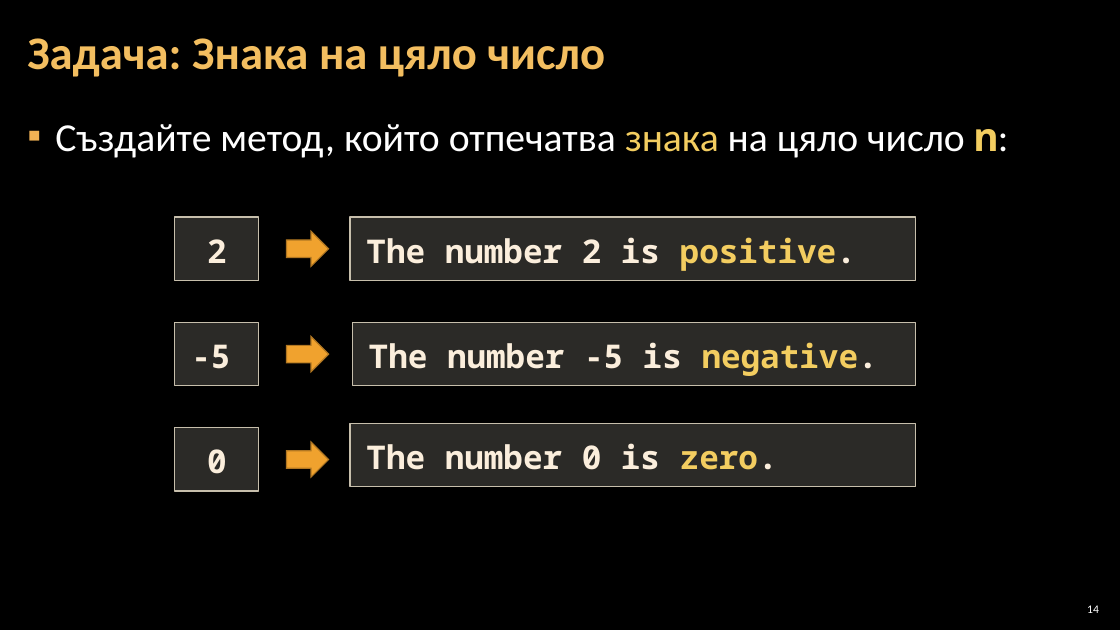
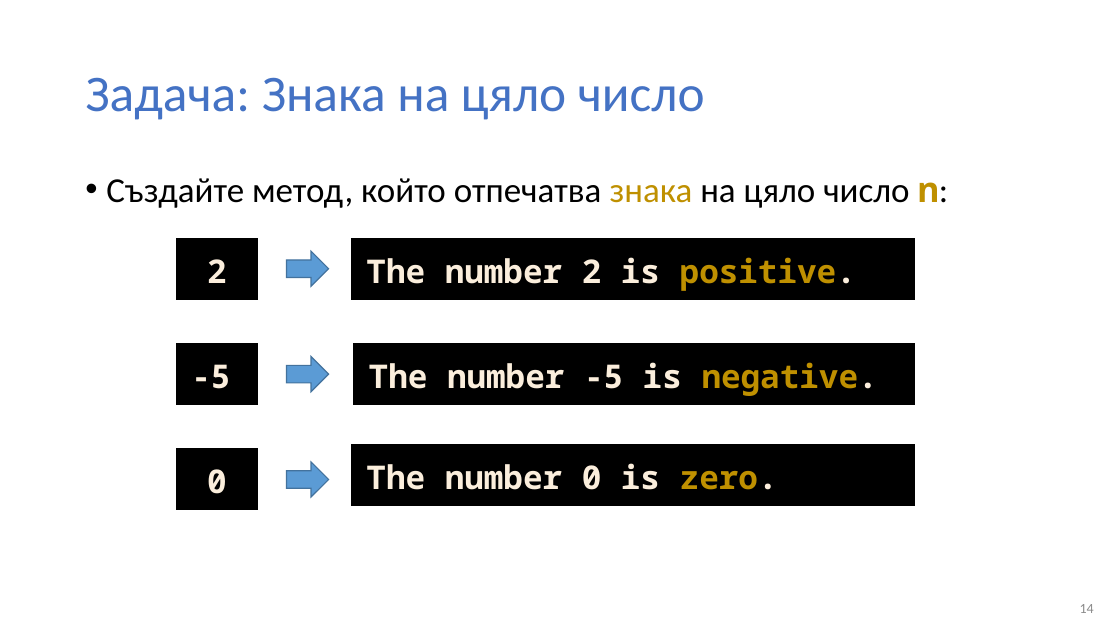
Before and after one commit to BG-IT-Edu/Free-Content, a slide deck: slide 14 of dmanolov/Информатика 11 клас, ПП (C#)/М0.Въведение в програмирането/06.Методи/06.1.Деклариране-и-извикване-на-методи.pptx. Drawn at 1120x630 pixels with LibreOffice and Linux fonts; fonts in the diff are those of the drawing; background and template pictures are left out. Boxes give left, top, right and bottom in pixels: in the first picture for what was removed or moved away, otherwise in the second. Text is boxed around its words. In the diff, an @@ line names an element or a change of style, - is before the commit and + after.

Commit message:
добавени материалите за методи

```diff
--- a/dmanolov/Информатика 11 клас, ПП (C#)/М0.Въведение в програмирането/06.Методи/06.1.Деклариране-и-извикване-на-методи.pptx
+++ b/dmanolov/Информатика 11 клас, ПП (C#)/М0.Въведение в програмирането/06.Методи/06.1.Деклариране-и-извикване-на-методи.pptx
@@ background picture (left out) to #FFFFFF @@
@@ title "Задача: Знака на цяло число": place and size @@
-title "Задача: Знака на цяло число" at (27,38,605,77)
+title "Задача: Знака на цяло число" at (85,77,705,120)
@@ title "Задача: Знака на цяло число" at (85,77,705,120): size 40 to 44 pt, text colour #F3BE60 to #4472C4, bold off @@
@@ text "Създайте метод, който отпечатва знака ...": place and size @@
-text "Създайте метод, който отпечатва знака ..." at (55,124,1008,158)
+text "Създайте метод, който отпечатва знака ..." at (106,178,948,208)
@@ text "Създайте метод, който отпечатва знака ..." at (106,178,948,208): size 34 to 30 pt; text colour #FFFFFF to #000000 in "Създайте метод, който отпечатва на цяло число ..."; text colour #F3CD60 to #BF9000 in "знака n:"; bullet ▪ to •; line spacing 1.05 to 0.9; less space between paragraphs @@
@@ rectangle "The number 2 is positive." at (350,237,915,301): text colour #F3CD60 to #BF9000 in "positive."; fill #D9D5C7 at 20% opacity to #000000; outline #C7BFAC 1 pt to #FFFFFF 1.5 pt @@
@@ 6 rectangles, 3 right arrows: place and size @@
-6 rectangles, 3 right arrows at (175,217,916,492)
+6 rectangles, 3 right arrows at (175,237,916,512)
@@ fill #F0A22E to #5B9BD5; outline #B27822 1 pt to #43739E 1 pt in 3 elements at (287,251,329,287), (287,462,329,497), (287,357,329,392) @@
@@ rectangle "The number -5 is negative." at (352,343,916,407): text colour #F3CD60 to #BF9000 in "negative."; fill #D9D5C7 at 20% opacity to #000000; outline #C7BFAC 1 pt to #FFFFFF 1.5 pt @@
@@ fill #D9D5C7 at 20% opacity to #000000; outline #C7BFAC 1 pt to #FFFFFF 1.5 pt in 3 elements at (175,237,259,301), (175,343,259,407), (175,448,259,512) @@
@@ rectangle "The number 0 is zero." at (350,444,915,507): text colour #F3CD60 to #BF9000 in "zero."; fill #D9D5C7 at 20% opacity to #000000; outline #C7BFAC 1 pt to #FFFFFF 1.5 pt @@
@@ page number at (1080,604,1094,613): size 10 to 12 pt, text colour #FFFFFF to #8C8C8C @@
```
Also in this commit, not shown: 22 other slides changed, 6 other files.
